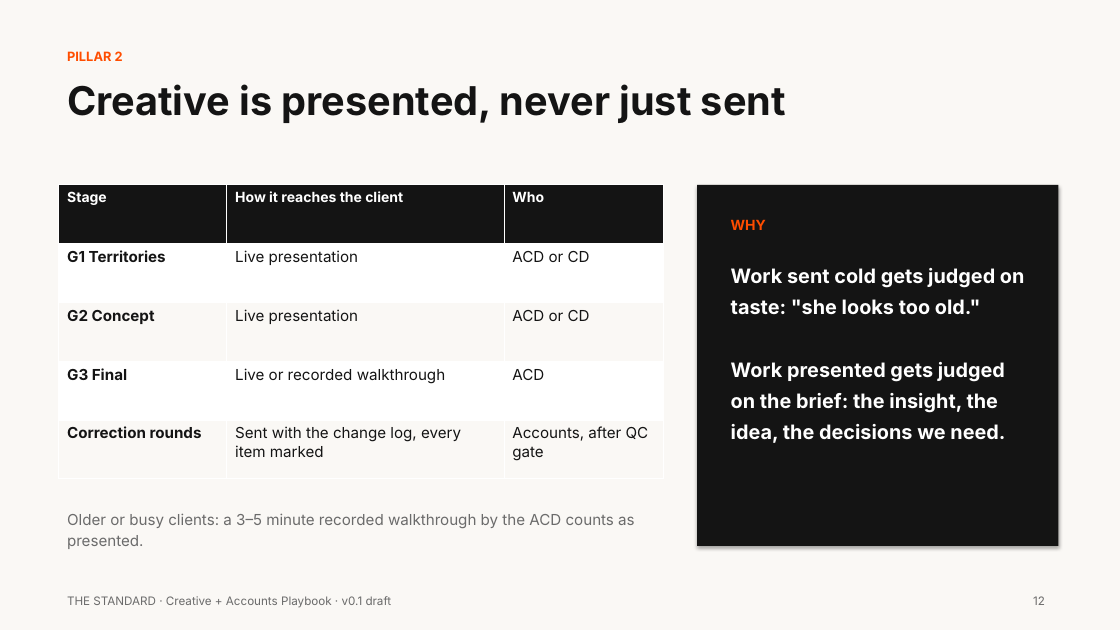
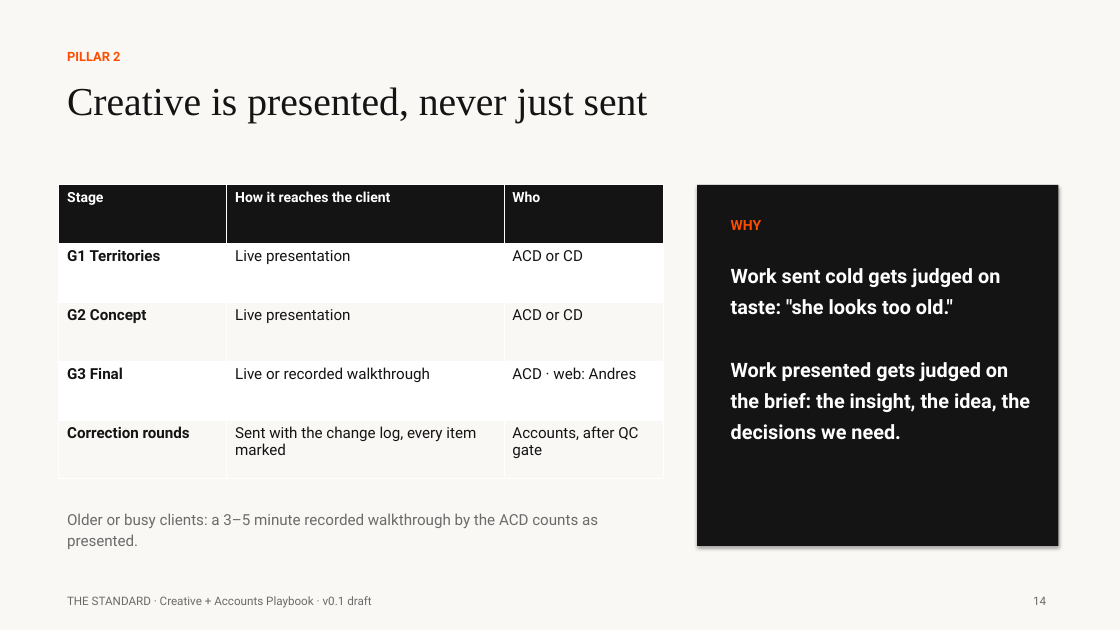
Before and after one commit to ThinkFabianCreative/CreativeEngine, a slide deck: slide 14 of agency-ops/The_Standard_v0.1.pptx (slide 12 before the commit). Drawn at 1120x630 pixels with LibreOffice and Linux fonts; fonts in the diff are those of the drawing. Boxes give left, top, right and bottom in pixels: in the first picture for what was removed or moved away, otherwise in the second. Text is boxed around its words. In the diff, an @@ line names an element or a change of style, - is before the commit and + after.

```diff
--- a/agency-ops/The_Standard_v0.1.pptx
+++ b/agency-ops/The_Standard_v0.1.pptx
@@ text "Creative is presented, never just ..." at [67, 87, 648, 123]: font Inter to Times New Roman, bold off @@
@@ table at [59, 185, 664, 479] @@
-row 4, column 3: ACD
+row 4, column 3: ACD · web: Andres
@@ font Inter to Roboto @@
@@ font Inter to Roboto in 5 elements at [67, 51, 120, 61], [67, 596, 371, 608], [731, 220, 762, 230], [731, 268, 1031, 440], [67, 513, 598, 549] @@
@@ text at [1033, 597, 1046, 605]: text changed; font Inter to Roboto @@
-12
+14
```
Also in this commit, not shown: 23 other slides changed, 9 slides added, 1 slide removed, 7 other files.
